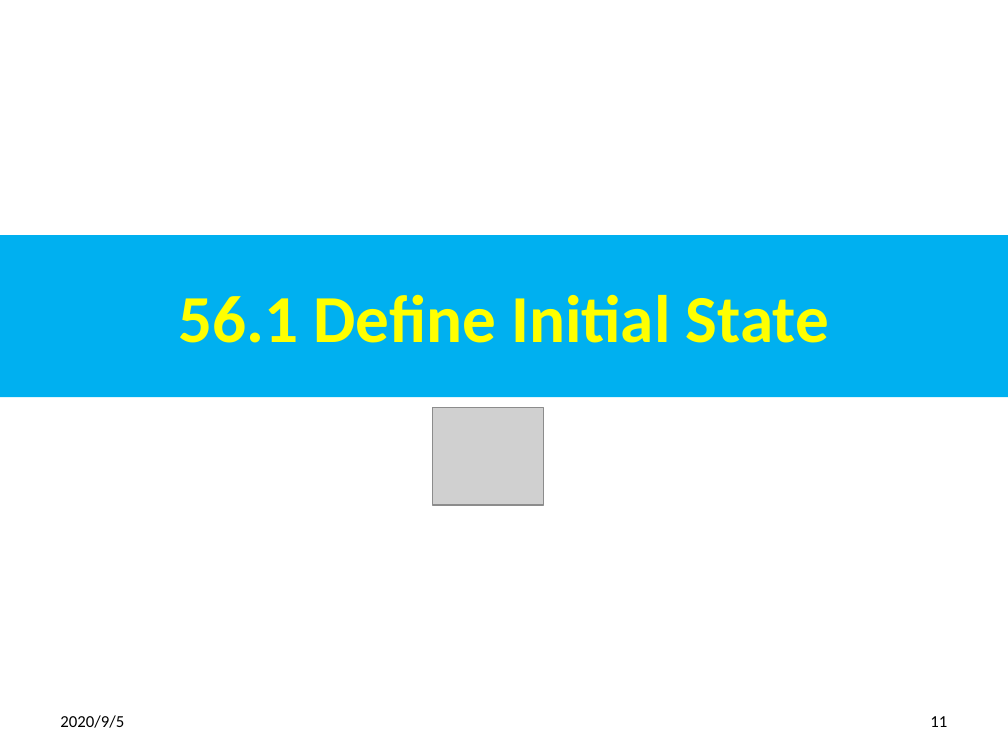
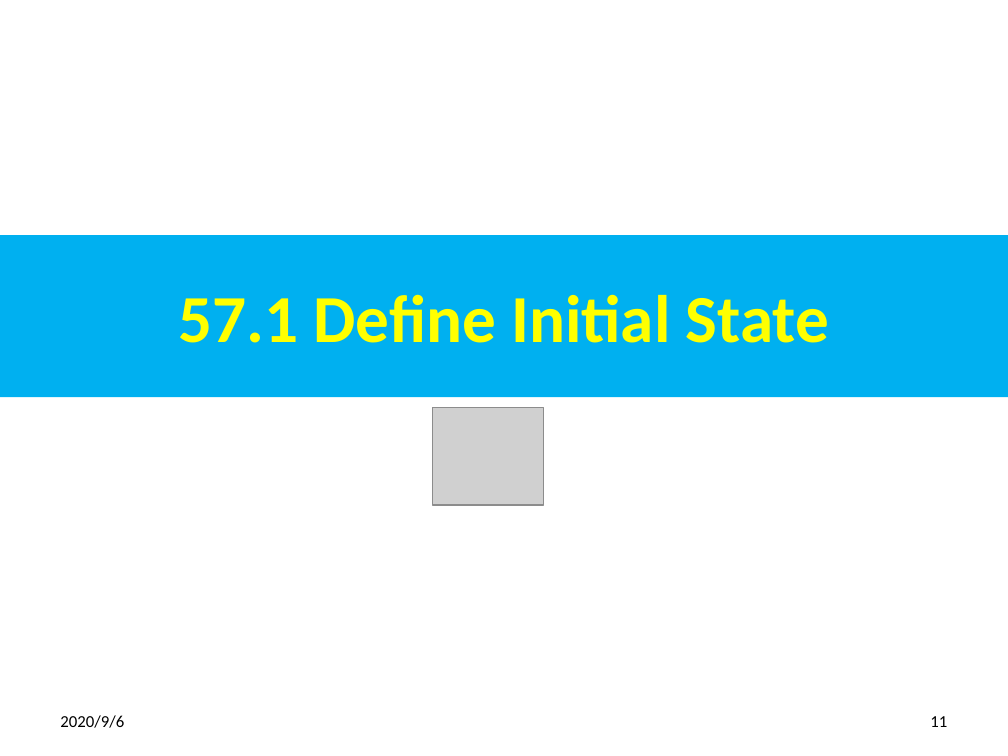
Before and after one commit to peterhchen/900_Python_ML_DS_DL, a slide deck: slide 11 of 057_ReinforcemetGym.pptx. Drawn at 1008x756 pixels with LibreOffice and Linux fonts; fonts in the diff are those of the drawing; grey boxes stand for pictures. Boxes give left, top, right and bottom in pixels: in the first picture for what was removed or moved away, otherwise in the second. Text is boxed around its words. In the diff, an @@ line names an element or a change of style, - is before the commit and + after.

```diff
--- a/057_ReinforcemetGym.pptx
+++ b/057_ReinforcemetGym.pptx
@@ title at (178,294,829,343): text changed @@
-56.1 Define Initial State
+57.1 Define Initial State
@@ text at (60,715,124,728): text changed @@
-2020/9/5
+2020/9/6
```
Also in this commit, not shown: 31 other slides changed.
